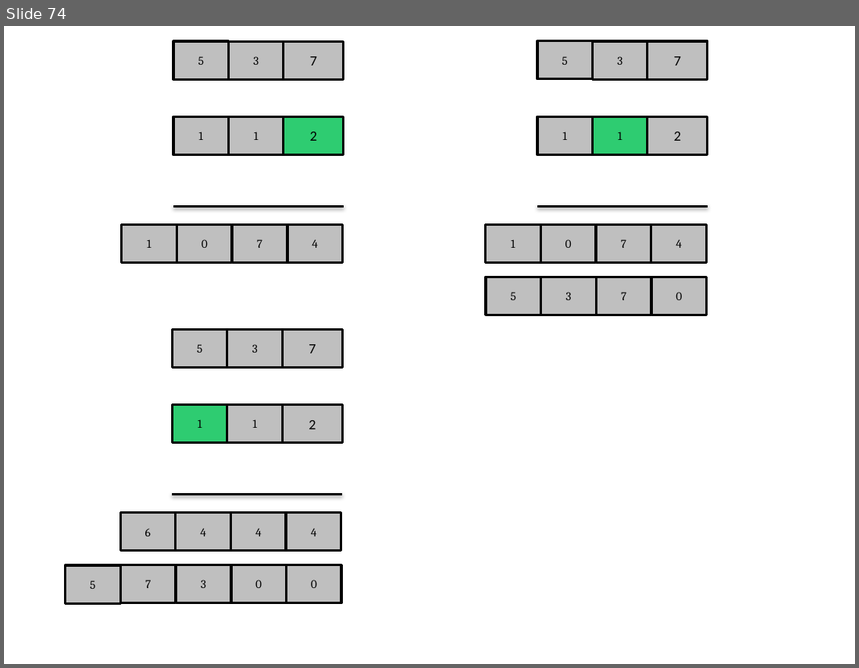
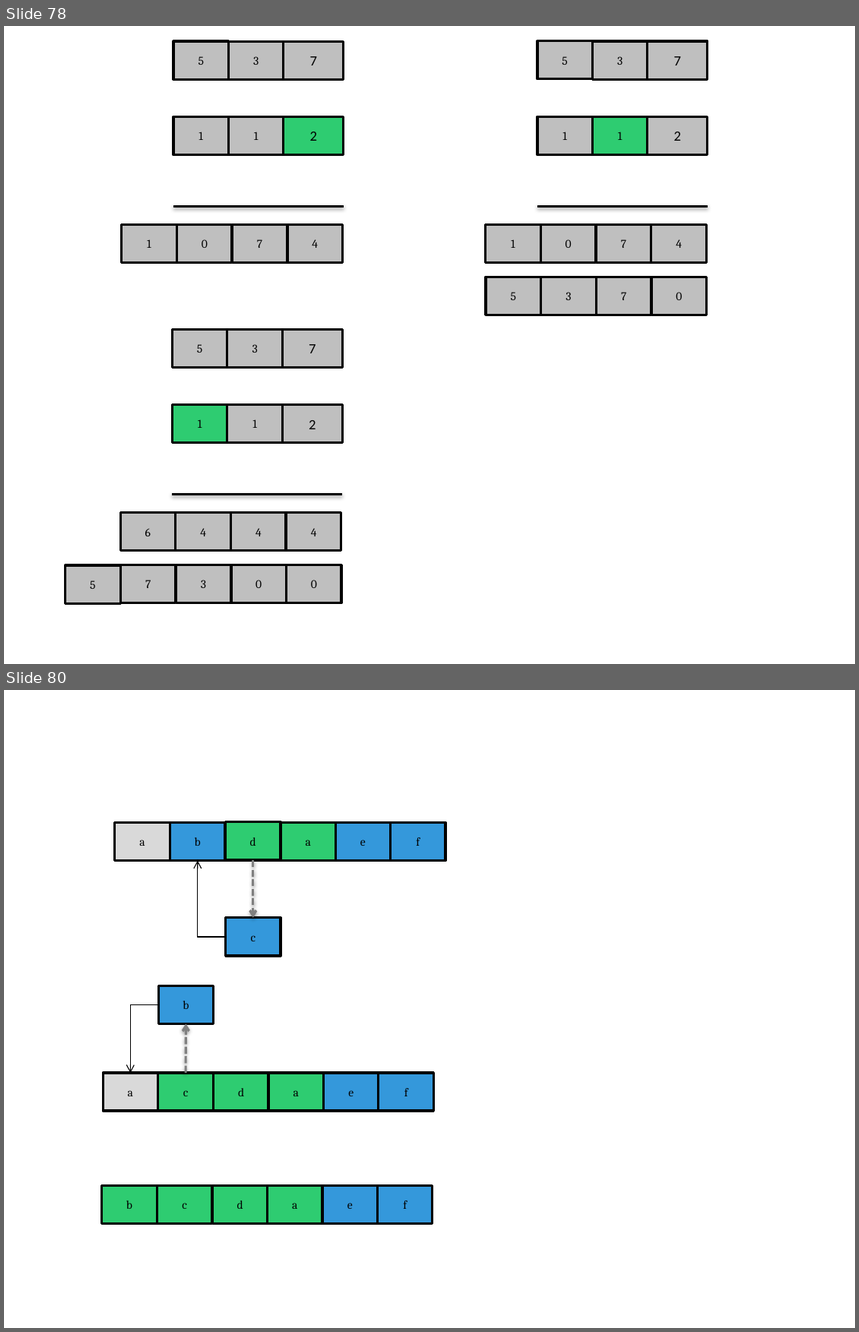
Before and after one commit to jainankit49/HackerGymContent, a slide deck: Images/imgs.pptx. Shown one above the other, each under a label of ours: slide 74 before the commit, slides 78 and 80 after it; the slides between them are not shown. The pictures are 859x668 and 859x1332 pixels, drawn with LibreOffice and Linux fonts; fonts in the diff are those of the drawing. Boxes give left, top, right and bottom in pixels: in the first picture for what was removed or moved away, otherwise in the second. Text is boxed around its words. In the diff, an @@ line names an element or a change of style, - is before the commit and + after.

```diff
--- a/Images/imgs.pptx
+++ b/Images/imgs.pptx
@@ slide 80 added at [4,690,855,1328], background #FFFFFF @@
@@ group added at [115,822,446,957]: 7 rectangles, 1 elbow arrow, 1 arrow @@
+d
+a
+c
+b
+a
+e
+f
@@ group added at [103,986,434,1111]: 7 rectangles, 1 elbow arrow, 1 arrow @@
+d
+a
+b
+c
+a
+e
+f
@@ group added at [102,1186,433,1224]: 6 rectangles @@
+d
+a
+c
+b
+e
+f
@@ what was slide 74 is now slide 78 @@
```
Also in this commit, not shown: 1 slide changed, 5 other slides added, 4 other files.
